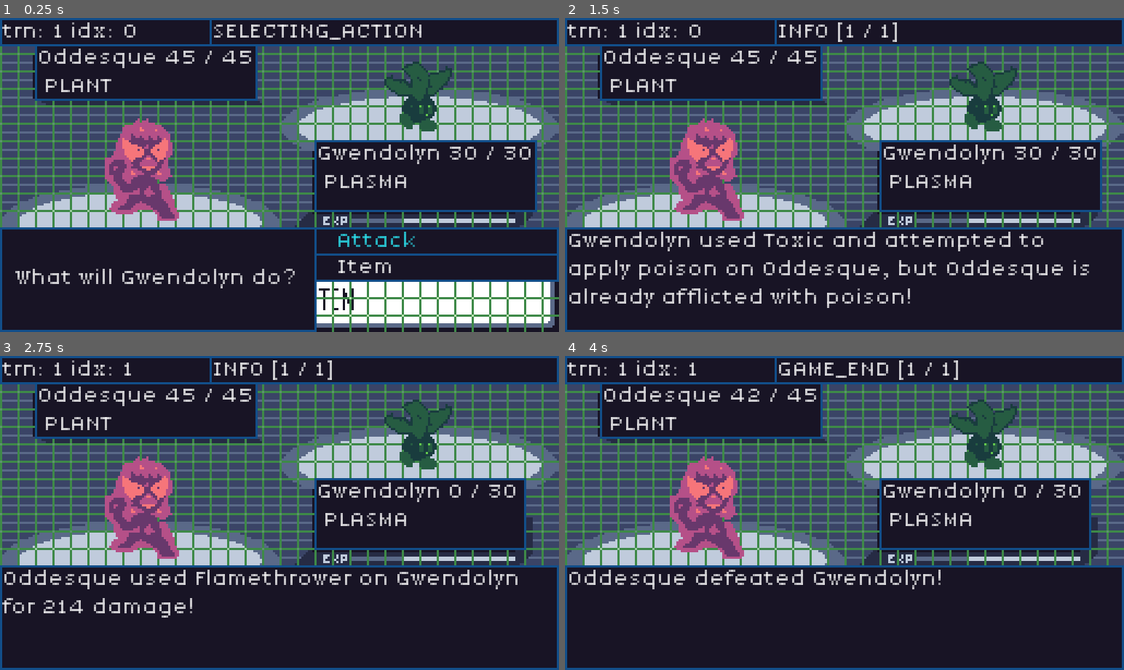
Above: before the commit, frames 1-4 (two rows, left to right).
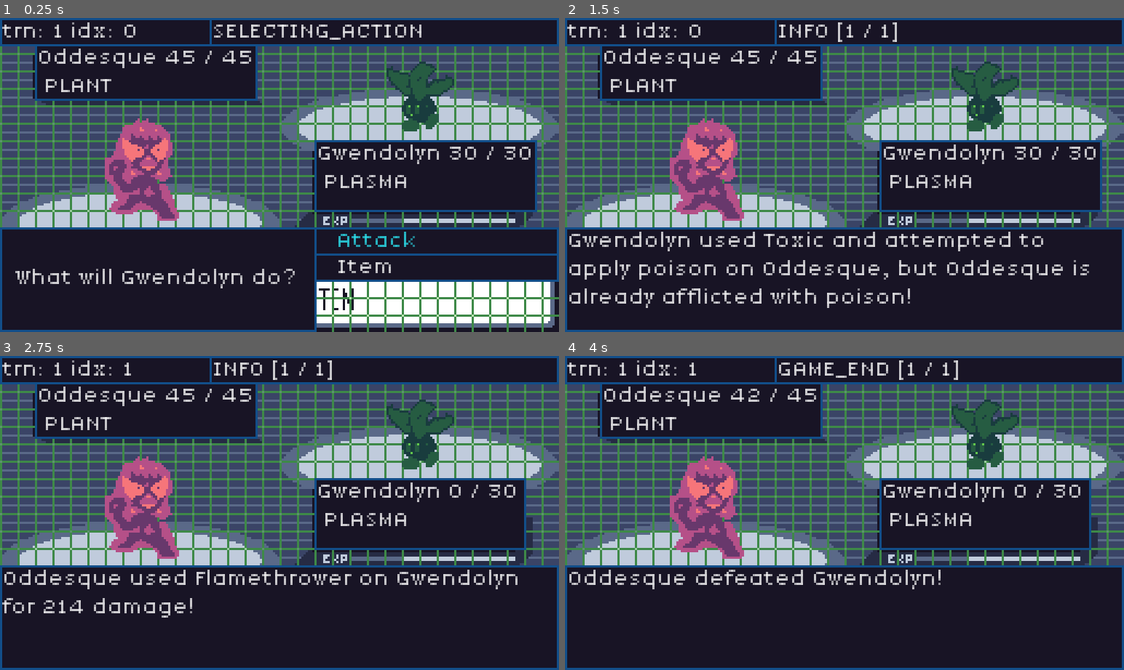
Above: after the commit, the same moments.

Repository: JakeTaussig/rpg-rougelike
Game: Godot game, scene res://scenes/battle.tscn
Two runs of this game, one before a commit and one after it. Both use one fixed random seed, a clock stepped at 60 frames per second and the inputs below.
Inputs:
- Up to frame 1 (0.25 s): no input
- Up to frame 2 (1.5 s): click "Attack" at 0.5 s; click "Toxic" at 1.25 s
- Up to frame 3 (2.75 s): click "Continue" at 2 s
- Up to frame 4 (4 s): click "Continue" at 2.75 s; click "Continue" at 3.5 s

The runs differ from the first frame. In frame 1, 1.0% of the frame differs, in the area x 68-82%, y 13-37%; in frame 2, 1.0%; in frame 3, 1.0%; in frame 4, 1.0%.

Commit message:
fix `BattleParticipant.is_player`

Diff:
--- a/scripts/battle_participant.gd
+++ b/scripts/battle_participant.gd
@@ -12,6 +12,7 @@
 
 var is_player = true:
 	set(_is_player):
+		is_player = _is_player
 		selected_monster.is_player = _is_player
 		_render_battler()
 
